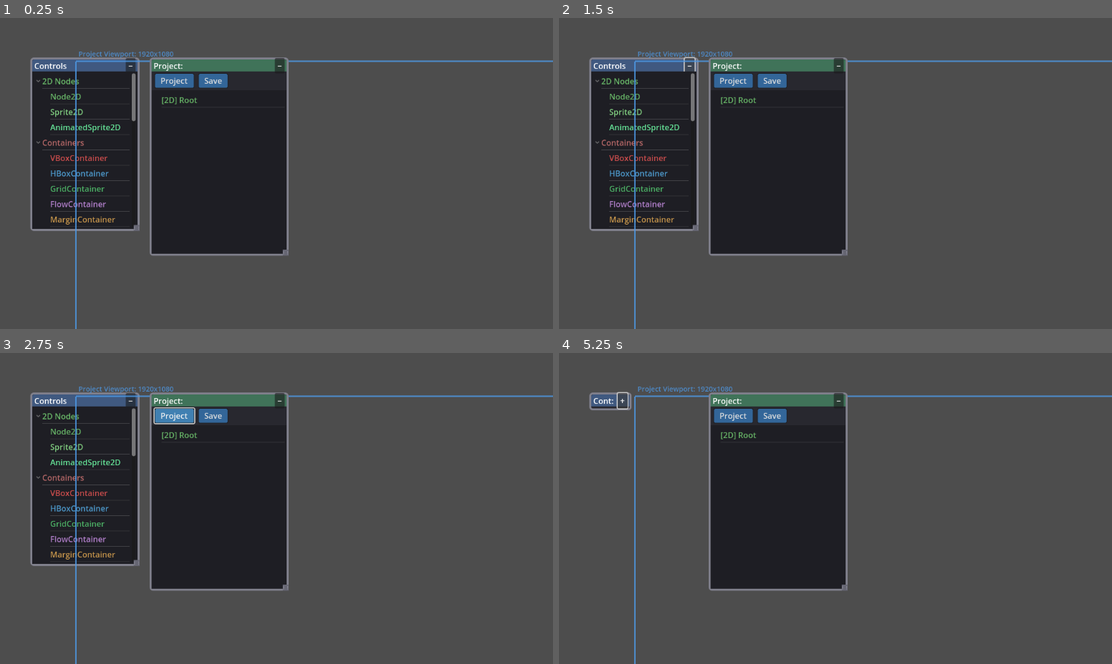
Above: before the commit, frames 1-4 (two rows, left to right).
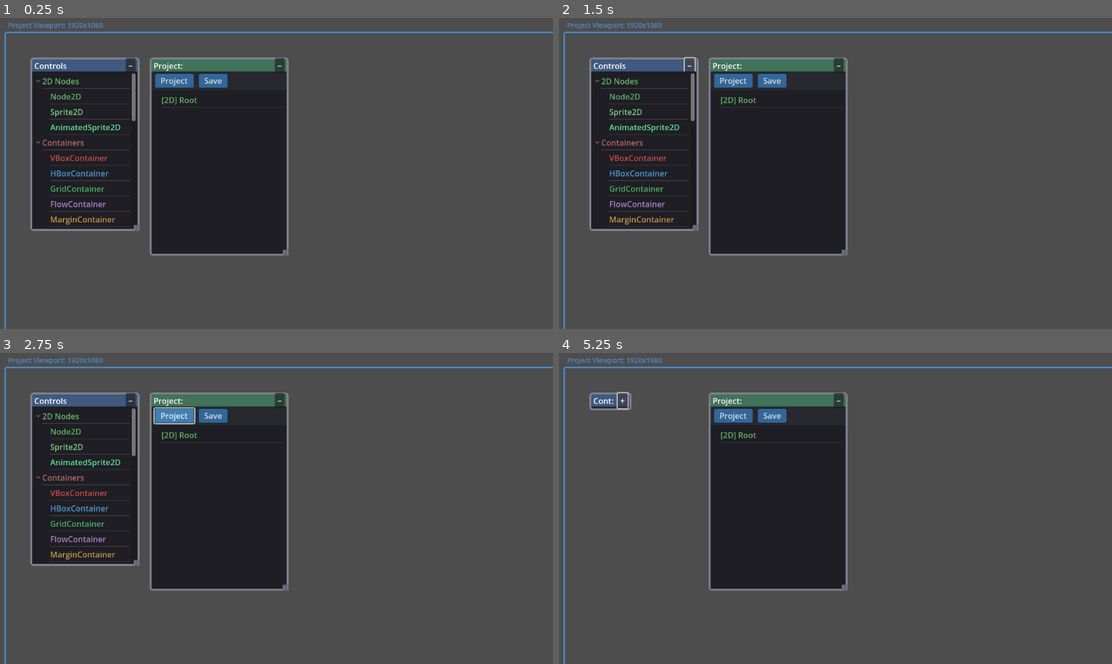
Above: after the commit, the same moments.

Repository: Zycroft/GameGen
Game: Godot game, scene res://main.tscn
The game is run twice, just before and just after one commit, with the same random seed, the same clock (stepped at 60 frames per second) and the same inputs.
Inputs:
- Up to frame 1 (0.25 s): no input
- Up to frame 2 (1.5 s): click "−" at 0.5 s; click "+" at 1.25 s
- Up to frame 3 (2.75 s): click "Project" at 2 s
- Up to frame 4 (5.25 s): click "−" at 2.75 s; click "+" at 3.5 s; click "Project" at 4.25 s; click "−" at 5 s

The runs differ from the first frame. In frame 1, 2.0% of the frame differs, in the area x 0-100%, y 1-100%; in frame 2, 2.0%; in frame 3, 2.0%; in frame 4, 2.0%.

Commit message:
Add viewport recentering on window resize
- Center viewport frame in window instead of fixed margin
- Connect to window size_changed signal to recenter on resize
- Move all containers along with viewport frame when window resizes
- Add display settings for initial screen position

🤖 Generated with [Claude Code](https://claude.com/claude-code)

Co-Authored-By: Claude Opus 4.5 <noreply@anthropic.com>

Diff:
--- a/main.gd
+++ b/main.gd
@@ -24,6 +24,7 @@
 var project_viewport_size := Vector2(1920, 1080)  # Default project viewport
 var viewport_margin_percent := 0.10  # 10% margin
 var viewport_frame: Line2D
+var viewport_label: Label
 var viewport_offset: Vector2  # Offset to center content with margin
 
 
@@ -44,41 +45,67 @@
 	# Create viewport frame
 	_create_viewport_frame()
 
+	# Connect to window resize signal
+	get_tree().root.size_changed.connect(_on_window_resized)
+
 	# Create scene hierarchy panel
 	_create_scene_hierarchy()
 
 
 func _create_viewport_frame() -> void:
 	"""Create a visible frame showing the project viewport boundaries"""
-	# Calculate the margin offset (10% of viewport size)
-	var margin = project_viewport_size * viewport_margin_percent
-	viewport_offset = margin
-
 	# Create the frame using Line2D
 	viewport_frame = Line2D.new()
 	viewport_frame.width = 3.0
 	viewport_frame.default_color = Color(0.3, 0.6, 0.9, 0.8)  # Light blue
 	viewport_frame.closed = true
-
-	# Draw rectangle at the offset position
-	var frame_pos = viewport_offset
-	var frame_size = project_viewport_size
-	viewport_frame.add_point(frame_pos)
-	viewport_frame.add_point(Vector2(frame_pos.x + frame_size.x, frame_pos.y))
-	viewport_frame.add_point(Vector2(frame_pos.x + frame_size.x, frame_pos.y + frame_size.y))
-	viewport_frame.add_point(Vector2(frame_pos.x, frame_pos.y + frame_size.y))
-	viewport_frame.add_point(frame_pos)  # Close the loop
-
-	# Add corner markers for visibility
 	add_child(viewport_frame)
 
 	# Add a label showing viewport size
-	var label = Label.new()
-	label.text = "Project Viewport: %dx%d" % [int(project_viewport_size.x), int(project_viewport_size.y)]
-	label.position = viewport_offset + Vector2(5, -25)
-	label.add_theme_color_override("font_color", Color(0.3, 0.6, 0.9, 0.8))
-	label.add_theme_font_size_override("font_size", 14)
-	add_child(label)
+	viewport_label = Label.new()
+	viewport_label.text = "Project Viewport: %dx%d" % [int(project_viewport_size.x), int(project_viewport_size.y)]
+	viewport_label.add_theme_color_override("font_color", Color(0.3, 0.6, 0.9, 0.8))
+	viewport_label.add_theme_font_size_override("font_size", 14)
+	add_child(viewport_label)
+
+	# Set initial positions based on window size
+	_on_window_resized()
+
+
+func _on_window_resized() -> void:
+	"""Recenter the viewport frame and objects when window size changes"""
+	var window_size = get_viewport().get_visible_rect().size
+
+	# Store old offset to calculate delta
+	var old_offset = viewport_offset
+
+	# Calculate new offset to center the project viewport in the window
+	viewport_offset = (window_size - project_viewport_size) / 2
+	viewport_offset = viewport_offset.max(Vector2(50, 50))  # Minimum margin
+
+	# Calculate how much to move objects
+	var offset_delta = viewport_offset - old_offset
+
+	# Update frame points
+	if viewport_frame:
+		viewport_frame.clear_points()
+		var frame_pos = viewport_offset
+		var frame_size = project_viewport_size
+		viewport_frame.add_point(frame_pos)
+		viewport_frame.add_point(Vector2(frame_pos.x + frame_size.x, frame_pos.y))
+		viewport_frame.add_point(Vector2(frame_pos.x + frame_size.x, frame_pos.y + frame_size.y))
+		viewport_frame.add_point(Vector2(frame_pos.x, frame_pos.y + frame_size.y))
+		viewport_frame.add_point(frame_pos)
+
+	# Update label position
+	if viewport_label:
+		viewport_label.position = viewport_offset + Vector2(5, -25)
+
+	# Move all containers by the offset delta
+	if offset_delta != Vector2.ZERO:
+		for container in all_containers:
+			if is_instance_valid(container):
+				container.global_position += offset_delta
 
 
 func _create_scene_hierarchy() -> void:
--- a/project.godot
+++ b/project.godot
@@ -14,3 +14,8 @@
 run/main_scene="res://main.tscn"
 config/features=PackedStringArray("4.5", "Forward Plus")
 config/icon="res://icon.svg"
+
+[display]
+
+window/size/initial_position_type=3
+window/size/initial_screen=2
